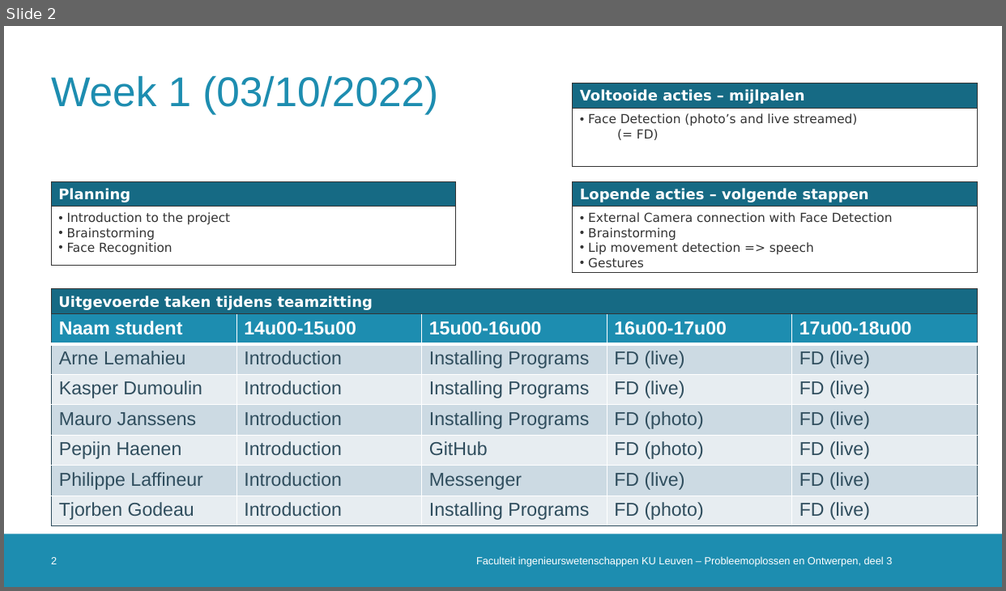
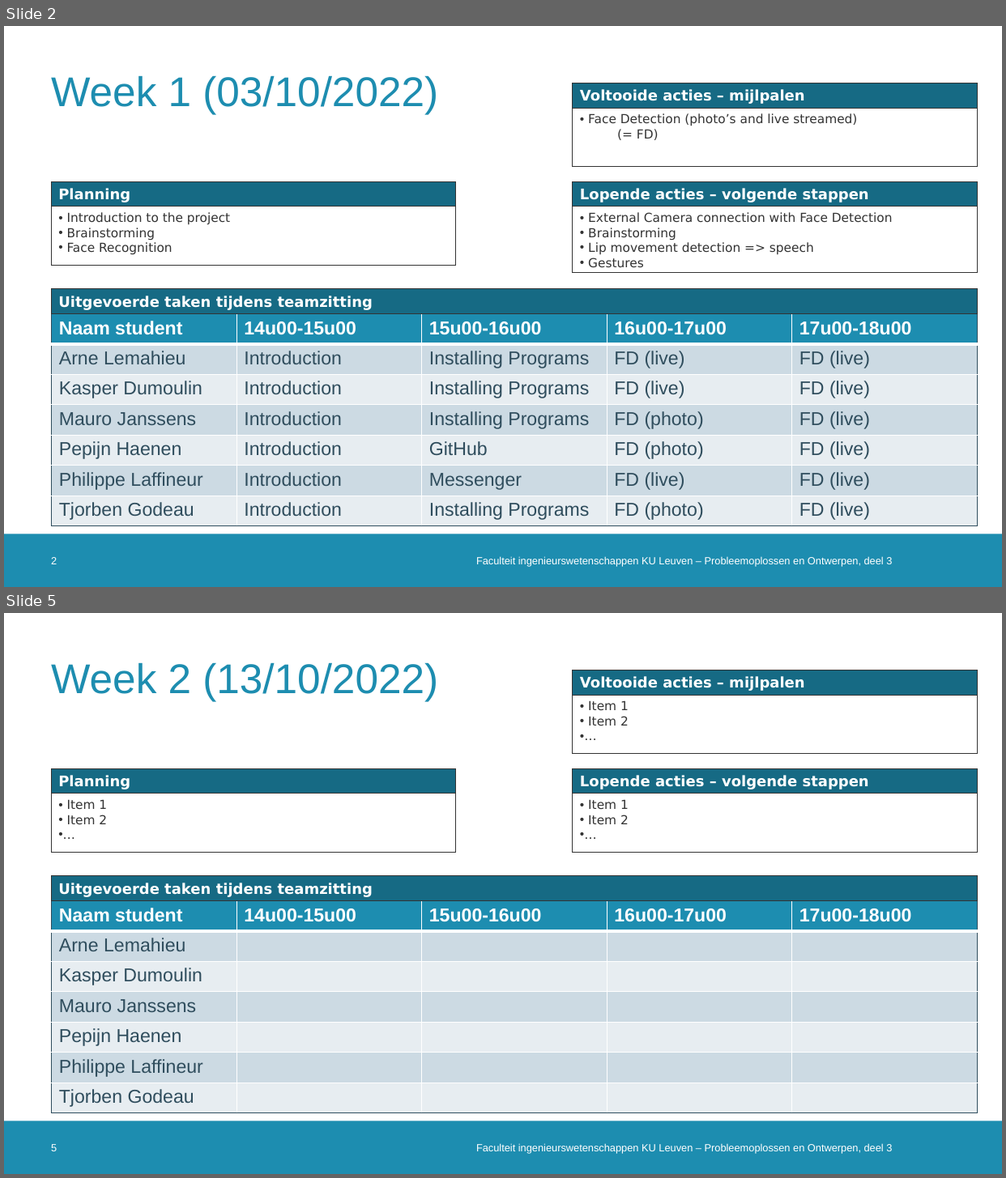
Before and after one commit to DoctorLego2003/Meeting-Owl, a slide deck: logboek_ESAT9A1.pptx. Shown one above the other, each under a label of ours: slide 2 before the commit, slides 2 and 5 after it; the slides between them are not shown. The pictures are 1006x591 and 1006x1178 pixels, drawn with LibreOffice and Linux fonts; fonts in the diff are those of the drawing; background and template pictures are left out. Boxes give left, top, right and bottom in pixels: in the first picture for what was removed or moved away, otherwise in the second. Text is boxed around its words. In the diff, an @@ line names an element or a change of style, - is before the commit and + after.

Commit message:
Add files via upload
Logboek update zitting 2 week 1

```diff
--- a/logboek_ESAT9A1.pptx
+++ b/logboek_ESAT9A1.pptx
@@ slide 5 added at box(4, 613, 1002, 1174), background #FFFFFF; not listed: 1 template element that a slide beside it also shows @@
@@ title added at box(51, 662, 438, 701), 40 pt, text #1D8DB0 @@
+Week 2 (13/10/2022)
@@ rectangle added at box(573, 670, 978, 753), outline #333333 0.75 pt @@
@@ rectangle added at box(573, 670, 978, 695), fill #166A84, outline #333333 0.75 pt, 14 pt, text #FFFFFF, bold @@
+Voltooide acties – mijlpalen
@@ text added at box(588, 700, 629, 726), 12 pt, text #333333 @@
+• Item 1
+• Item 2
+• …
@@ rectangle added at box(51, 769, 455, 852), outline #333333 0.75 pt @@
@@ rectangle added at box(51, 769, 455, 794), fill #166A84, outline #333333 0.75 pt, 14 pt, text #FFFFFF, bold @@
+Planning
@@ rectangle added at box(573, 769, 978, 852), outline #333333 0.75 pt @@
@@ rectangle added at box(573, 769, 978, 794), fill #166A84, outline #333333 0.75 pt, 14 pt, text #FFFFFF, bold @@
+Lopende acties – volgende stappen
@@ text added at box(67, 799, 107, 824), 12 pt, text #333333 @@
+• Item 1
+• Item 2
+• …
@@ text added at box(588, 799, 629, 824), 12 pt, text #333333 @@
+• Item 1
+• Item 2
+• …
@@ rectangle added at box(51, 875, 978, 901), fill #166A84, outline #333333 0.75 pt, 14 pt, text #FFFFFF, bold @@
+Uitgevoerde taken tijdens teamzitting
@@ table added at box(52, 901, 977, 1114), 7 rows, 5 columns @@
+Naam student | 14u00-15u00 | 15u00-16u00 | 16u00-17u00 | 17u00-18u00
+Arne Lemahieu |  |  |  | 
+Kasper Dumoulin |  |  |  | 
+Mauro Janssens |  |  |  | 
+Pepijn Haenen |  |  |  | 
+Philippe Laffineur |  |  |  | 
+Tjorben Godeau |  |  |  | 
@@ page number added at box(51, 1144, 57, 1152), 10 pt, text #FFFFFF @@
+5
@@ text added at box(476, 1144, 892, 1154), 10 pt, text #FFFFFF @@
+Faculteit ingenieurswetenschappen KU Leuven – Probleemoplossen en Ontwerpen, deel 3
```
Also in this commit, not shown: 1 slide changed, 1 other slide added.
